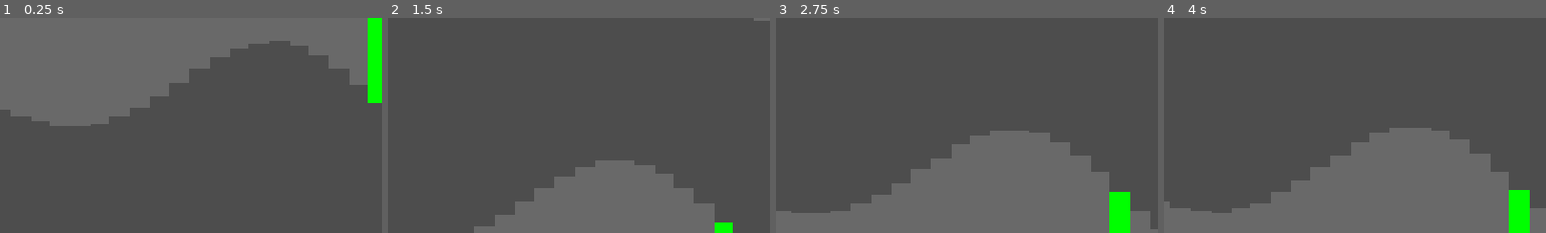
Above: before the commit, frames 1-4 (left to right).
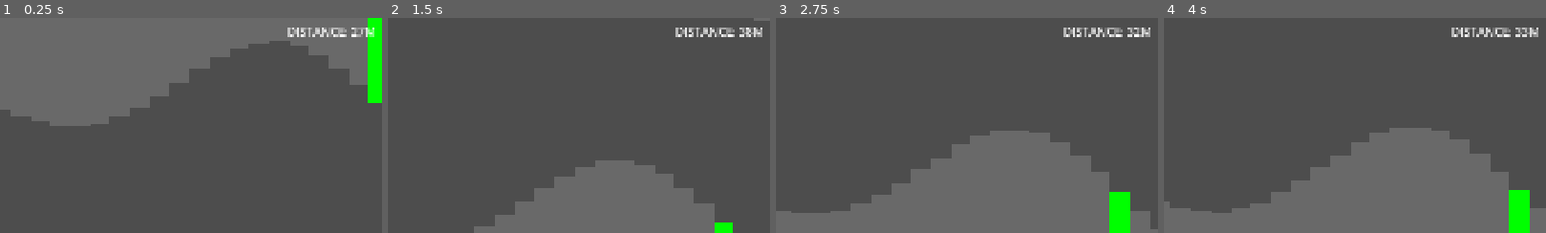
Above: after the commit, the same moments.

Repository: harrisonlee/xarnox-godot
Game: Godot game, scene res://main.tscn
Two runs of this game, one before a commit and one after it. Both use one fixed random seed, a clock stepped at 60 frames per second and the inputs below.
Inputs:
- Up to frame 1 (0.25 s): no input
- Up to frame 2 (1.5 s): no input
- Up to frame 3 (2.75 s): no input
- Up to frame 4 (4 s): no input
The pictures show only the part of the screen within x 49-99%, y 0-50%; the shares and areas given below are measured in that part.

The runs differ from the first frame. In frame 1, 0.7% of the frame differs, in the area x 75-98%, y 4-9%; in frame 2, 0.7%; in frame 3, 0.7%; in frame 4, 0.7%.

Commit message:
Adds player distance label to hud.

Diff:
--- a/hud.gd
+++ b/hud.gd
@@ -4,6 +4,7 @@
 # On-ready Nodes
 #-------------------------------------------------------------------------------
 @onready var player_health_bar = $PlayerHealthBar
+@onready var distance_label = $DistanceLabel
 
 
 #-------------------------------------------------------------------------------
@@ -24,3 +25,7 @@
 func adjust_player_health(amount: float) -> void:
 	var current_health = player_health_bar.health
 	player_health_bar.health = current_health + amount
+
+
+func set_player_distance(distance: float) -> void:
+	distance_label.text = "DISTANCE: " + str(int(distance)) + "M"
--- a/hud.tscn
+++ b/hud.tscn
@@ -11,3 +11,16 @@
 offset_top = 20.0
 offset_right = 620.0
 offset_bottom = 40.0
+
+[node name="DistanceLabel" type="Label" parent="."]
+anchors_preset = 1
+anchor_left = 1.0
+anchor_right = 1.0
+offset_left = -518.0
+offset_top = 12.0
+offset_right = -31.0
+offset_bottom = 54.0
+grow_horizontal = 0
+theme_override_font_sizes/font_size = 30
+text = "DISTANCE: 0M"
+horizontal_alignment = 2
--- a/main.gd
+++ b/main.gd
@@ -14,6 +14,7 @@
 #-------------------------------------------------------------------------------
 var _current_viewport_rect: Rect2 = Rect2()
 var _tunnel_y_origin: float = 0.0
+var _player_distance_scale: float = 0.1
 
 
 #-------------------------------------------------------------------------------
@@ -34,6 +35,7 @@
 
 # Called every frame. 'delta' is the elapsed time since the previous frame.
 func _process(_delta: float) -> void:
+	hud.set_player_distance(player.position.x * _player_distance_scale)
 	tunnel_generator.generate_tunnel(
 		player_camera.get_visible_rect(),
 		_tunnel_y_origin
